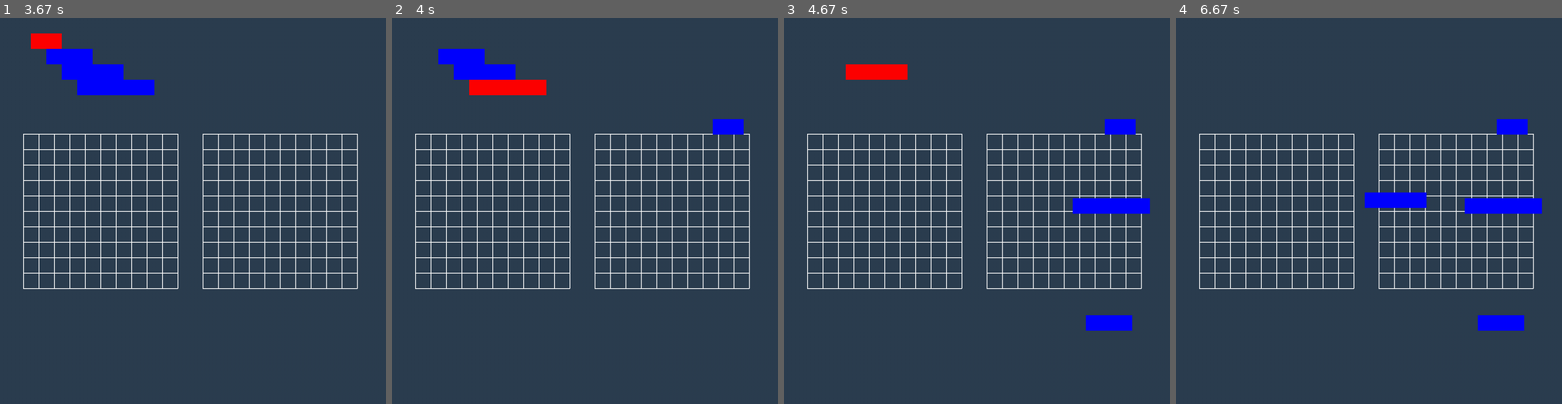
Above: before the commit, frames 1-4 (left to right).
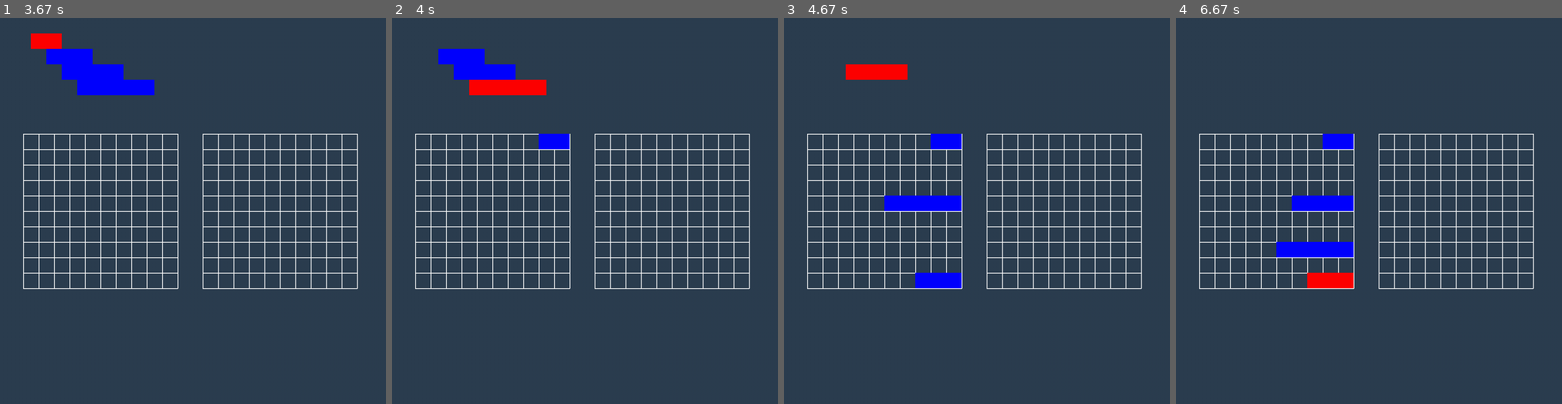
Above: after the commit, the same moments.

Repository: Marius20031/Python_pygame
Game: pygame game, started from main.py
Same seed, same stepped clock (60 frames per second), same inputs: the game is played once before the commit and once after it.
Inputs (mouse positions are in pixels of both pictures, inside the frame that each line leads up to):
- Up to frame 1 (3.67 s): press the mouse at (46, 41) at 3.63 s
- Up to frame 2 (4 s): move the mouse to (581, 83) at 3.73 s; release the mouse at (727, 126) at 3.87 s; press the mouse at (507, 87) at 3.97 s
- Up to frame 3 (4.67 s): move the mouse to (1004, 145) at 4.07 s; release the mouse at (1112, 207) at 4.2 s; press the mouse at (853, 56) at 4.3 s; move the mouse to (980, 187) at 4.4 s; release the mouse at (1108, 322) at 4.53 s; press the mouse at (876, 72) at 4.63 s
- Up to frame 4 (6.67 s): move the mouse to (1272, 172) at 4.73 s; release the mouse at (1272, 276) at 4.87 s; press the mouse at (1314, 203) at 4.97 s; move the mouse to (1276, 160) at 5.07 s; release the mouse at (1237, 114) at 5.2 s; press the mouse at (1338, 141) at 5.3 s; move the mouse to (1349, 153) at 5.4 s; release the mouse at (1361, 168) at 5.53 s; press the mouse at (1338, 172) at 5.63 s; move the mouse to (1388, 137) at 5.73 s; release the mouse at (1438, 102) at 5.87 s; press the mouse at (1237, 141) at 5.97 s; move the mouse to (1314, 191) at 6.07 s; release the mouse at (1392, 241) at 6.2 s; press the mouse at (1276, 280) at 6.3 s; move the mouse to (1338, 241) at 6.4 s; release the mouse at (1399, 203) at 6.53 s; press the mouse at (1330, 280) at 6.63 s

Frame 1 is identical in both runs. In frame 2, 0.6% of the frame differs, in the area x 38-92%, y 26-34%; in frame 3, 3.2%; in frame 4, 4.5%, in the area x 26-95%, y 26-81%.

Commit message:
Add files via upload
make grid interacted

Diff:
--- a/main.py
+++ b/main.py
@@ -36,6 +36,7 @@
                          (board2_x + board2_width, board2_y + i * cell2_size), 2)
 
 # Boat dimensions
+
 boat_width_1 = 2 * cell_size
 boat_height_1 = 1 * cell_size
 
@@ -107,10 +108,22 @@
             elif event.type == pygame.MOUSEMOTION:
                 if selected is not None:
                     mouse_x, mouse_y = event.pos
-                    boats[selected] = (mouse_x - offset_x, mouse_y - offset_y)
+                    # Calculate boundaries for the boat's movement within the cell size of the grid
+                    min_x = board_x
+                    max_x = board_x + board_width - (selected + 2) * cell_size
+                    min_y = board_y
+                    max_y = board_y + board_height - cell_size
+                    # Adjust the boat's position to stay within the cell size of the grid
+                    boat_x = min(max(round((mouse_x - offset_x - board_x) / cell_size) * cell_size + board_x, min_x),
+                                 max_x)
+                    boat_y = min(max(round((mouse_y - offset_y - board_y) / cell_size) * cell_size + board_y, min_y),
+                                 max_y)
+                    boats[selected] = (boat_x, boat_y)
+                # ...
 
         screen.fill(Fundal)  # Fill the screen with background color
         draw_board()  # Draw the board
+
         for i, (boat_x, boat_y) in enumerate(boats):
             if i == selected:
                 color = (255, 0, 0)  # Highlight the selected boat in red
